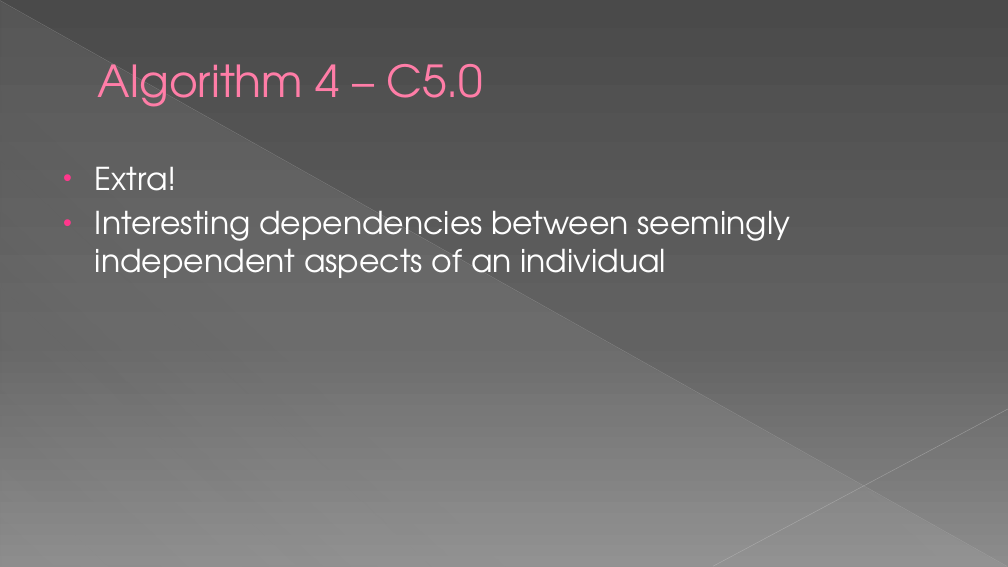
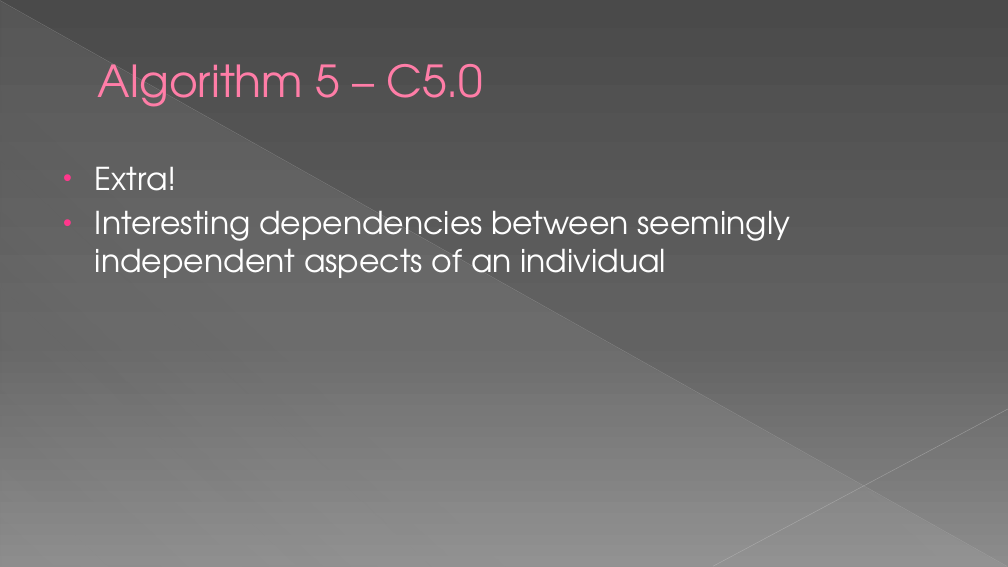
Before and after one commit to dhavalaM/CS513-Project, a slide deck: slide 29 of Presentation_YPS.pptx (slide 26 before the commit). Drawn at 1008x567 pixels with LibreOffice and Linux fonts; fonts in the diff are those of the drawing. Boxes give left, top, right and bottom in pixels: in the first picture for what was removed or moved away, otherwise in the second. Text is boxed around its words. In the diff, an @@ line names an element or a change of style, - is before the commit and + after.

```diff
--- a/Presentation_YPS.pptx
+++ b/Presentation_YPS.pptx
@@ title at [98, 64, 483, 107]: text changed @@
-Algorithm 4 – C5.0
+Algorithm 5 – C5.0
```
Also in this commit, not shown: 16 other slides changed, 3 slides added, 2 slides removed.
